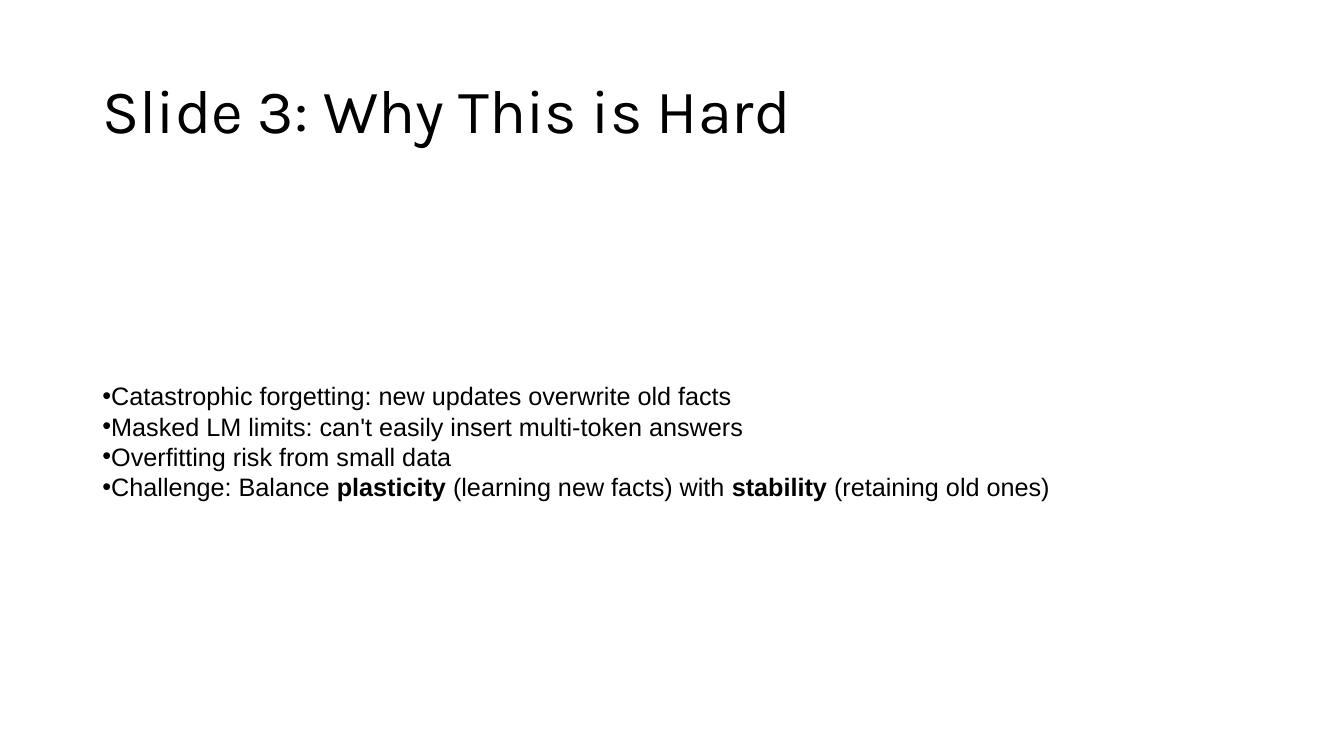
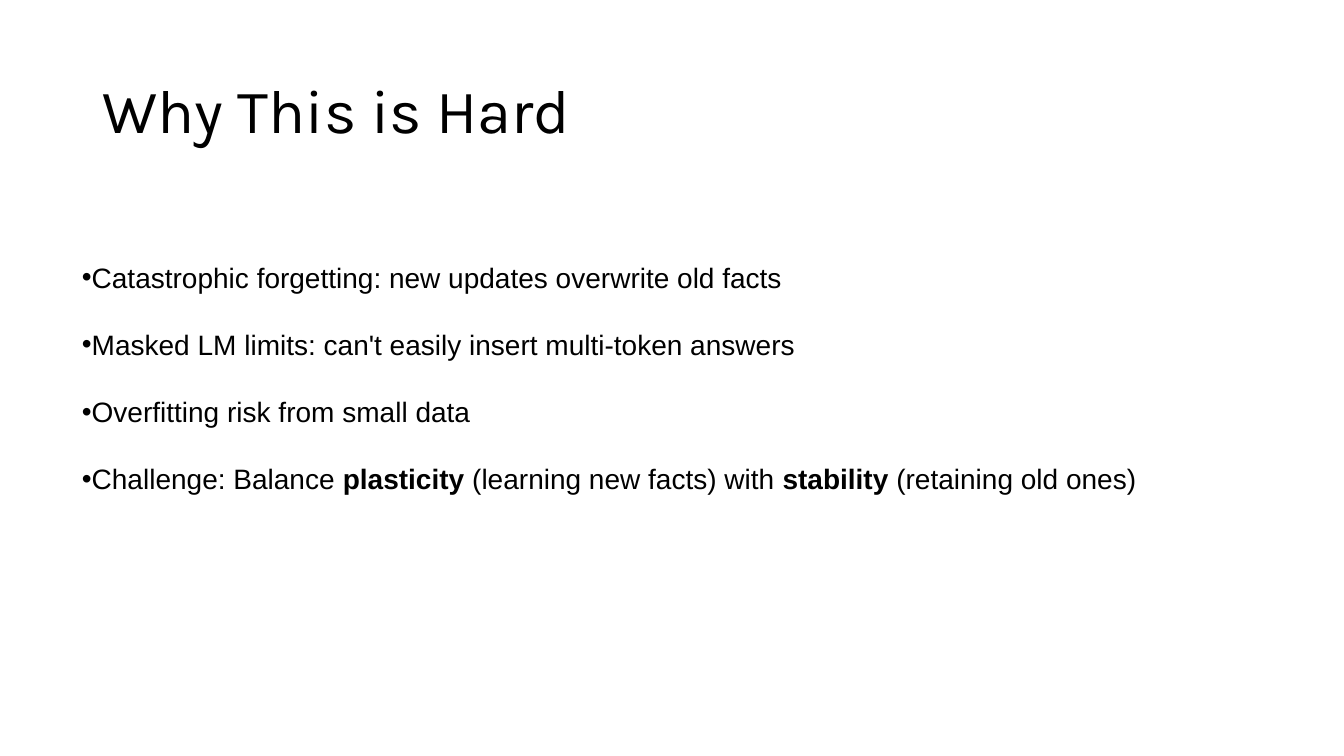
Before and after one commit to b1akp1astik/bert-fact-injection, a slide deck: slide 3 of presentation/Presentation.pptx. Drawn at 1344x756 pixels with LibreOffice and Linux fonts; fonts in the diff are those of the drawing. Boxes give left, top, right and bottom in pixels: in the first picture for what was removed or moved away, otherwise in the second. Text is boxed around its words. In the diff, an @@ line names an element or a change of style, - is before the commit and + after.

```diff
--- a/presentation/Presentation.pptx
+++ b/presentation/Presentation.pptx
@@ title at (x1=102, y1=90, x2=570, y2=148): text changed @@
-Slide 3: Why This is Hard
+Why This is Hard
@@ text "Catastrophic forgetting: new updates overwrite ..." moved from (x1=102, y1=386, x2=1050, y2=502) to (x1=82, y1=267, x2=1136, y2=495) @@
@@ text "Catastrophic forgetting: new updates overwrite ..." at (x1=82, y1=267, x2=1136, y2=495): size 18 to 20 pt @@
```
Also in this commit, not shown: 12 other slides changed, 4 slides added, 1 slide removed, 9 other files.
